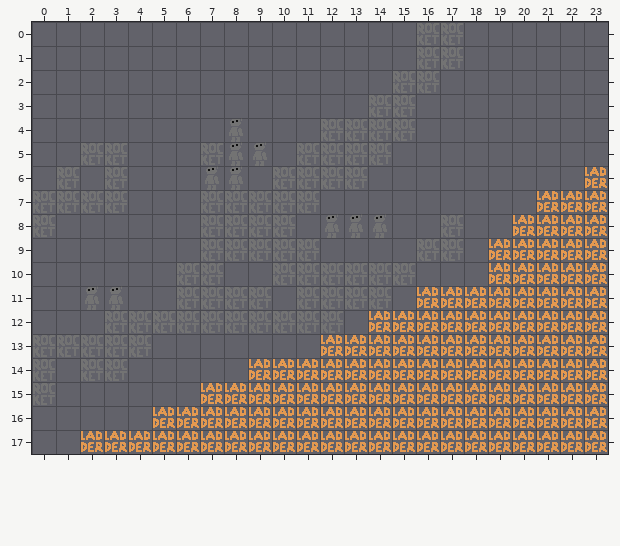
Two versions of a level (Tiled map, BabaSource/BabaGame/Content/Maps/dm_1.tmx). The first picture shows the starting point.
Cells are 24x24 px. Shown: x 0..23, y 0..17.
Now the later version:
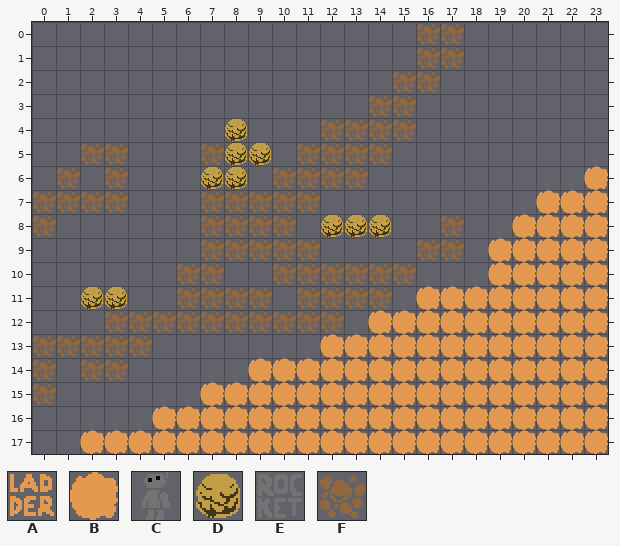
Key: from "babaisyou": A 224, B 227, C 300, D 303, E 309, F 312.
_ is an empty cell.
What changed:
Layer "Map":
Tile B replaces tile A in row 6 at x 23; in row 7 at x 21 to 23; in row 8 at x 20 to 23; in rows 9 to 10 at x 19 to 23; in row 11 at x 16 to 23; in row 12 at x 14 to 23.
Tile B replaces tile A in row 13 at x 12 to 23; in row 14 at x 9 to 23; in row 15 at x 7 to 23; in row 16 at x 5 to 23; in row 17 at x 2 to 23.
Tile D replaces tile C in row 4 at x 8; in row 5 at x 8 to 9; in row 6 at x 7 to 8; in row 8 at x 12 to 14; in row 11 at x 2 to 3.
Tile F replaces tile E in rows 0 to 1 at x 16 to 17; in row 2 at x 15 to 16; in row 3 at x 14 to 15; in row 4 at x 12 to 15; in row 5 at x 2 to 3, 7 and 11 to 14; in row 6 at x 1, 3 and 10 to 13.
Tile F replaces tile E in row 7 at x 0 to 3 and 7 to 11; in row 8 at x 0, 7 to 10 and 17; in row 9 at x 7 to 11 and 16 to 17; in row 10 at x 6 to 7 and 10 to 15; in row 11 at x 6 to 9 and 11 to 14; in row 12 at x 3 to 12.
Tile F replaces tile E in row 13 at x 0 to 4; in row 14 at x 0 and 2 to 3; in row 15 at x 0.
